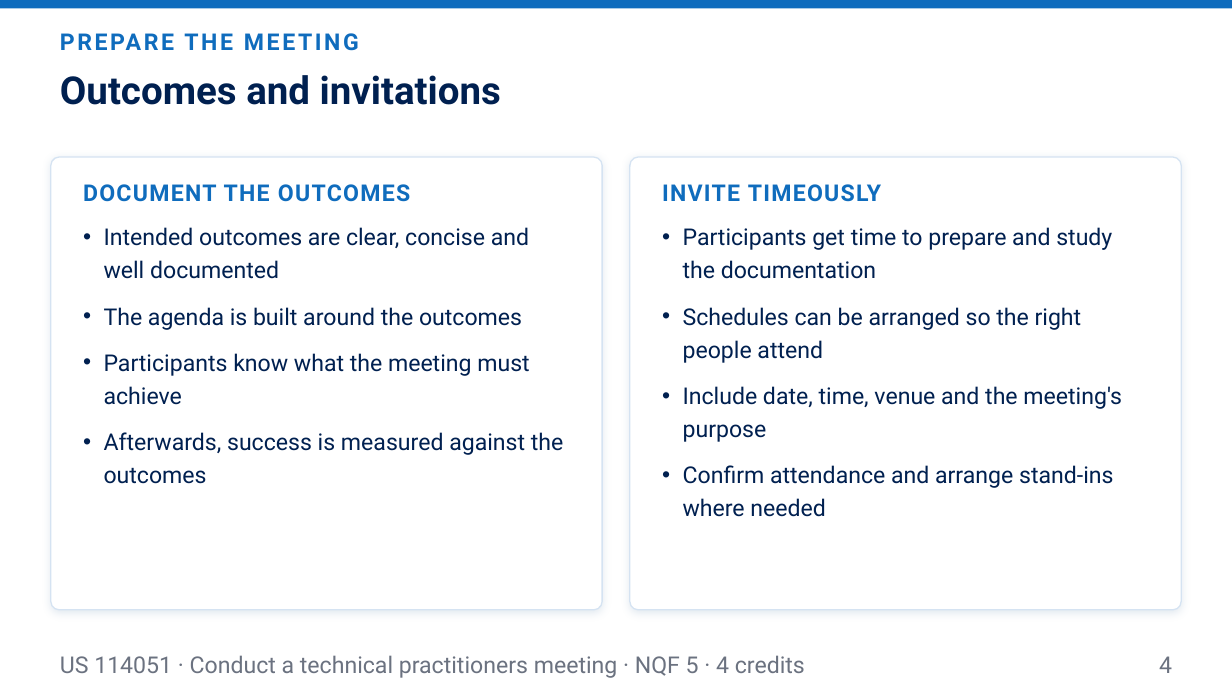
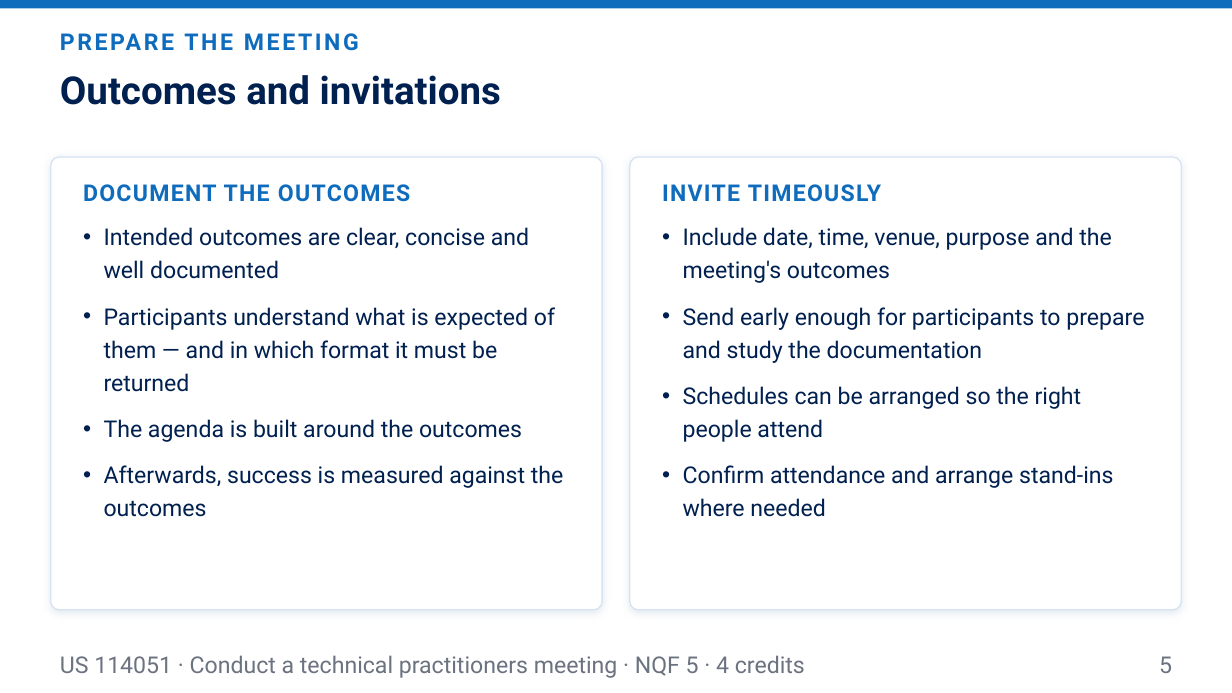
Before and after one commit to andrekyle/ITsystemsupport, a slide deck: slide 5 of public/downloads/US-114051-L2-Preparing-the-Meeting.pptx (slide 4 before the commit). Drawn at 1232x693 pixels with LibreOffice and Linux fonts; fonts in the diff are those of the drawing. Boxes give left, top, right and bottom in pixels: in the first picture for what was removed or moved away, otherwise in the second. Text is boxed around its words. In the diff, an @@ line names an element or a change of style, - is before the commit and + after.

```diff
--- a/public/downloads/US-114051-L2-Preparing-the-Meeting.pptx
+++ b/public/downloads/US-114051-L2-Preparing-the-Meeting.pptx
@@ text at [683,227,1144,363]: text changed @@
-• Participants get time to prepare and study the documentation
+• Include date, time, venue, purpose and the meeting's outcomes
+• Send early enough for participants to prepare and study the documentation
@@ text at [104,307,555,392]: paragraph added @@
+• Participants understand what is expected of them — and in which format it must be returned
@@ text at [104,353,529,405]: paragraph removed @@
-• Participants know what the meeting must achieve
@@ text at [683,386,1122,442]: paragraph removed @@
-• Include date, time, venue and the meeting's purpose
@@ text at [1159,656,1172,673]: text changed @@
-4
+5
```
Also in this commit, not shown: 4 other slides changed, 4 slides added, 2 slides removed, 10 other files.
